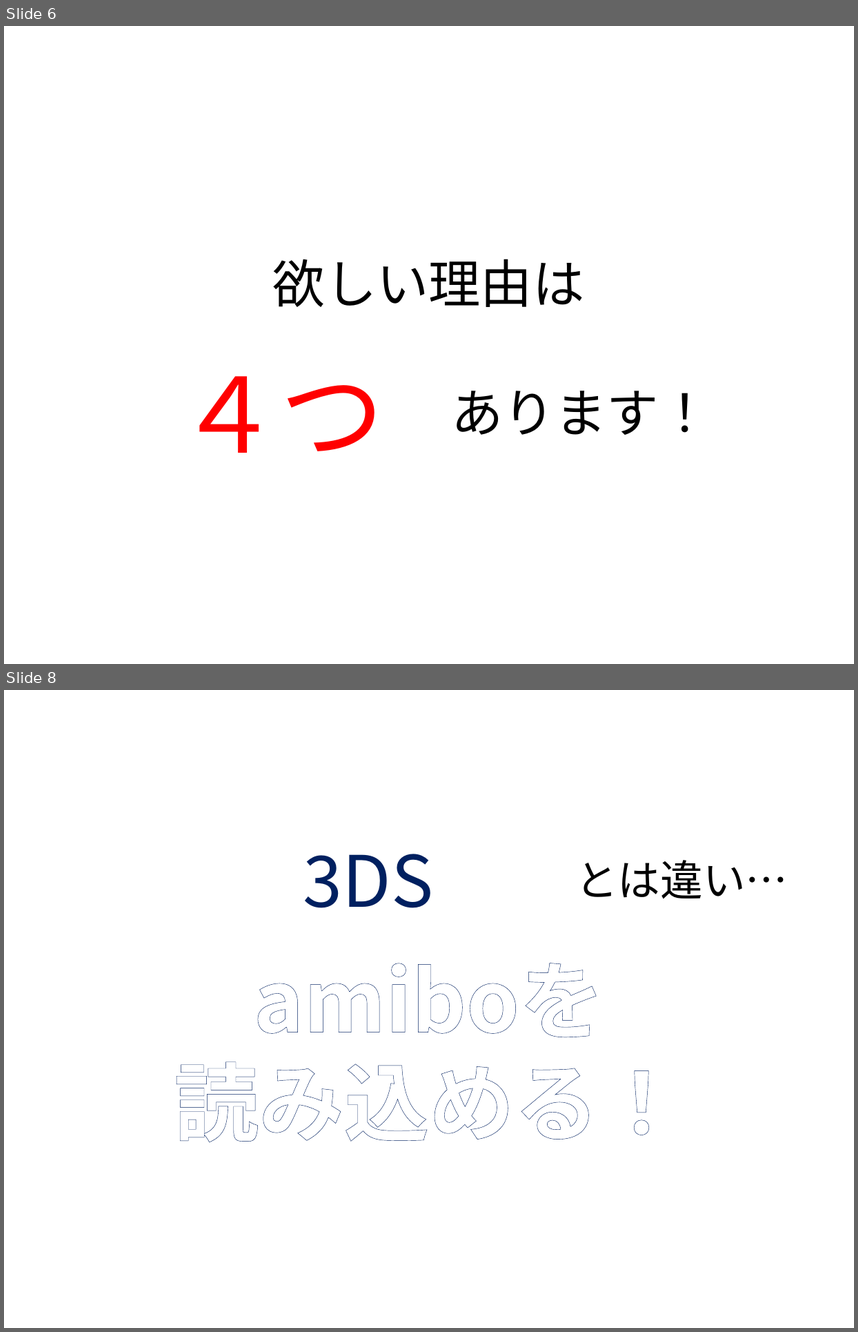
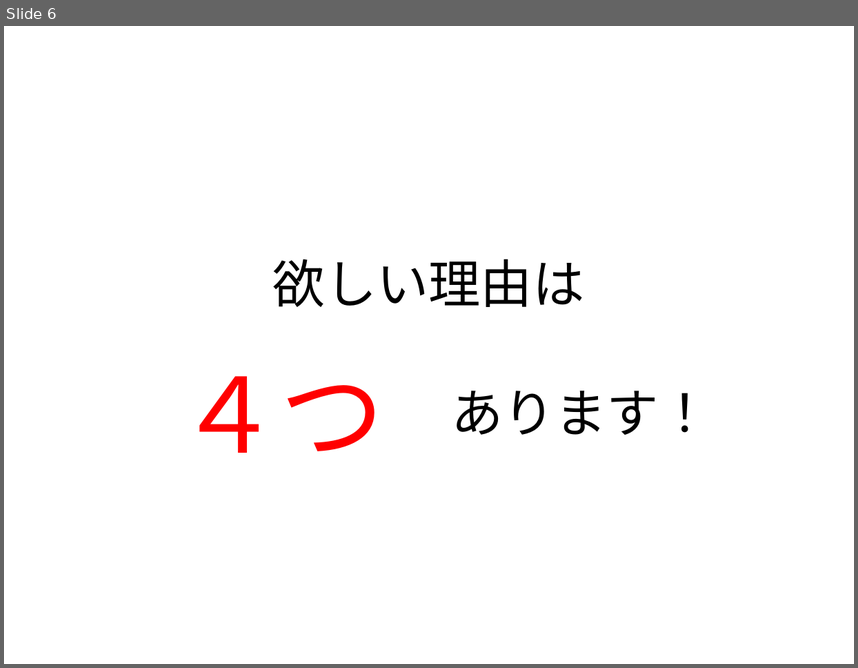
Before and after one commit to enpit2016fun/pbl_f, a slide deck: RPG風.pptx. Shown one above the other, each under a label of ours: slides 6 and 8 before the commit, slide 6 after it; the slides between them are not shown. The pictures are 858x1332 and 858x668 pixels, drawn with LibreOffice and Linux fonts; fonts in the diff are those of the drawing; background and template pictures are left out. Boxes give left, top, right and bottom in pixels: in the first picture for what was removed or moved away, otherwise in the second. Text is boxed around its words. In the diff, an @@ line names an element or a change of style, - is before the commit and + after.

```diff
--- a/RPG風.pptx
+++ b/RPG風.pptx
@@ slide 8 removed at box(4, 690, 854, 1328), background picture (left out) @@
@@ text removed at box(303, 854, 434, 908) @@
-3DS
@@ text removed at box(575, 860, 788, 898) @@
-とは違い…
@@ text removed at box(174, 963, 684, 1142) @@
-amiboを
-読み込める！
```
Also in this commit, not shown: 2 slides changed, 4 slides added, 2 other slides removed.
